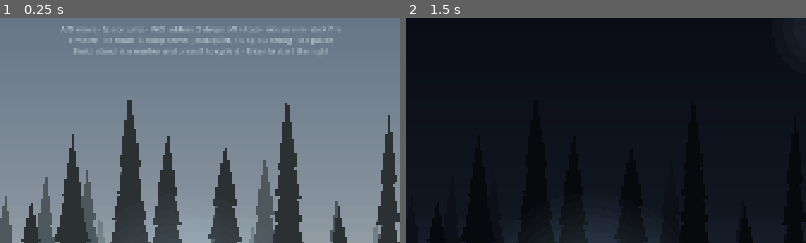
Above: before the commit, frames 1-2 (left to right).
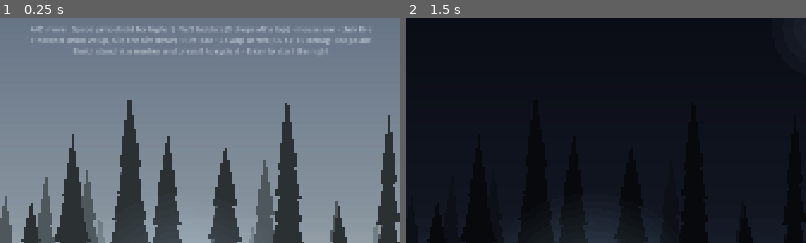
Above: after the commit, the same moments.

Repository: yashaggarwal85d/zombie-shooter
Game: Godot game, scene res://src/main/main.tscn
Two runs of this game, one before a commit and one after it. Both use one fixed random seed, a clock stepped at 60 frames per second and the inputs below.
Inputs (mouse positions are % of the whole screen's width and height, from its top left):
- Up to frame 1 (0.25 s): no input
- Up to frame 2 (1.5 s): tap Enter (start_night) at 0.5, 1.25 s; move the mouse to (72, 45) at 0.52 s; press the mouse at (72, 45) at 0.53 s; hold D (move_right) 0.53-1.25 s; tap Space (jump) at 0.77, 1.07 s; tap F (melee) at 0.8 s; release the mouse at (72, 45) at 1.25 s; drag from (30, 55) to (45, 70) at 1.27 s
The pictures show only the part of the screen within x 25-75%, y 15-65%; the shares and areas given below are measured in that part.

The runs differ from the first frame. In frame 1, 1.4% of the frame differs, in the area x 7-93%, y 3-12%; in frame 2, nothing differs.

Commit message:
Show the hatchet directions and held jump in the controls help
Co-Authored-By: Claude Opus 5.5 (1M context) <noreply@anthropic.com>
Claude-Session: https://claude.ai/code/session_01F3Tx96H4AcjRRxyrBLawJG

Diff:
--- a/src/toy/view/toy_hud.gd
+++ b/src/toy/view/toy_hud.gd
@@ -129,8 +129,8 @@
 
 func _controls_help(font: Font, r: Rect2, c: Color) -> void:
 	var lines: PackedStringArray = [
-		"A/D move · Space jump · W/S ladders (S drops off a top) · mouse aim · click fire",
-		"F melee · R reload · E swap barrel (loud/quiet, 1.5 s) · F3 debug · Esc pause",
+		"A/D move · Space jump (hold for higher) · W/S ladders (S drops off a top) · mouse aim · click fire",
+		"F hatchet (hold W: up, S in the air: down) · R reload · E swap barrel (1.5 s) · F3 debug · Esc pause",
 		"Build: stand at a marker and press E to cycle it · Enter to start the night",
 	]
 	for i: int in lines.size():
Not shown, added: tests/unit/toy/test_melee.gd.uid
Not shown, added: tests/unit/toy/test_movement_feel.gd.uid
